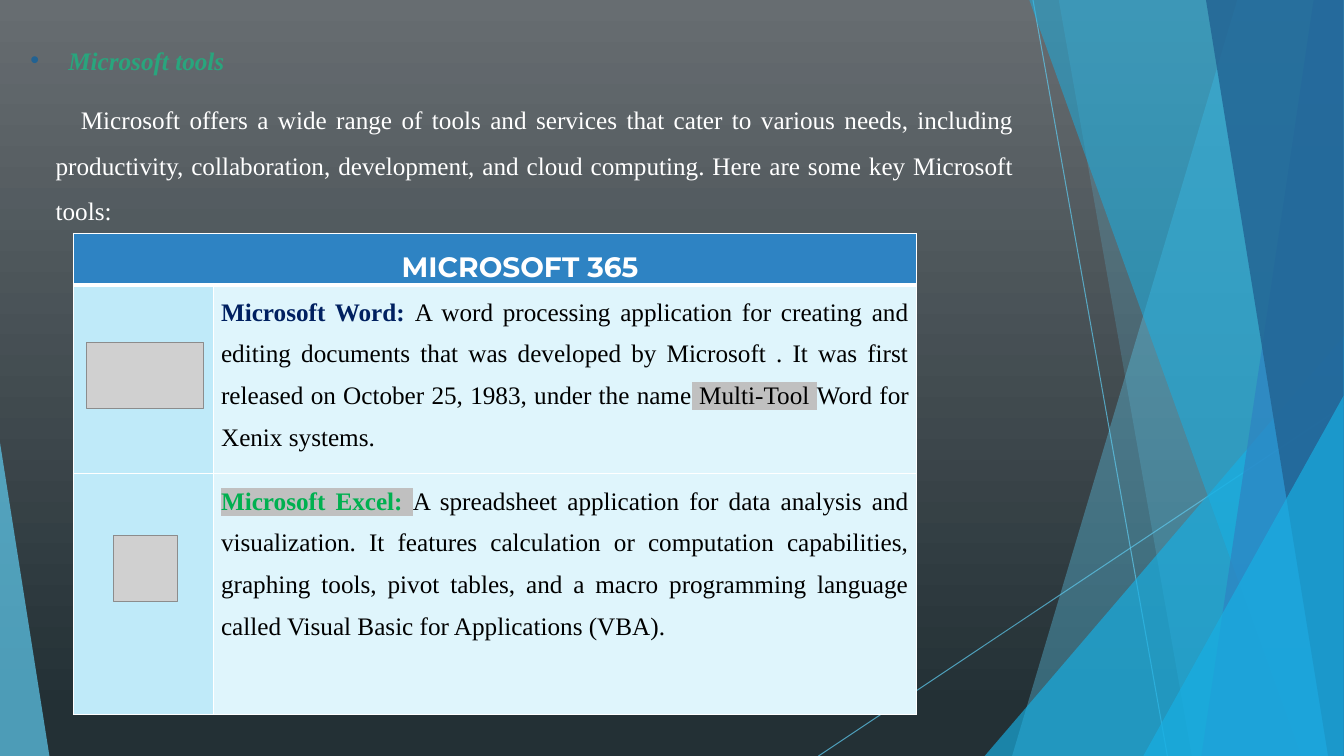
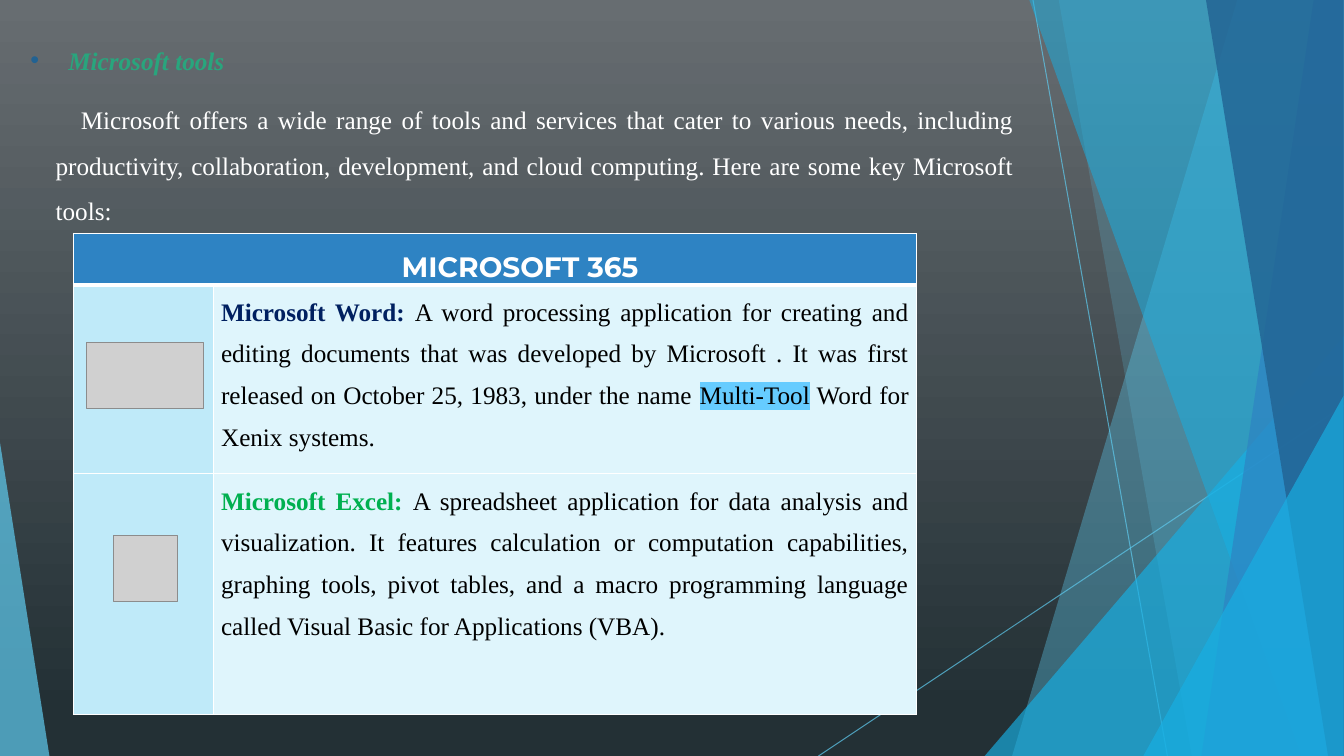
Before and after one commit to kamiri-lilia/projet-final, a slide deck: slide 12 of TIC_PP.pptx. Drawn at 1344x756 pixels with LibreOffice and Linux fonts; fonts in the diff are those of the drawing; grey boxes stand for pictures. Boxes give left, top, right and bottom in pixels: in the first picture for what was removed or moved away, otherwise in the second. Text is boxed around its words. In the diff, an @@ line names an element or a change of style, - is before the commit and + after.

```diff
--- a/TIC_PP.pptx
+++ b/TIC_PP.pptx
@@ table at bbox=[74, 234, 917, 710] @@
@@ highlight #C0C0C0 to #66CCFF in "Multi-Tool" @@
@@ highlight #C0C0C0 to none in "Microsoft Excel:" @@
```
Also in this commit, not shown: 2 other slides changed.
